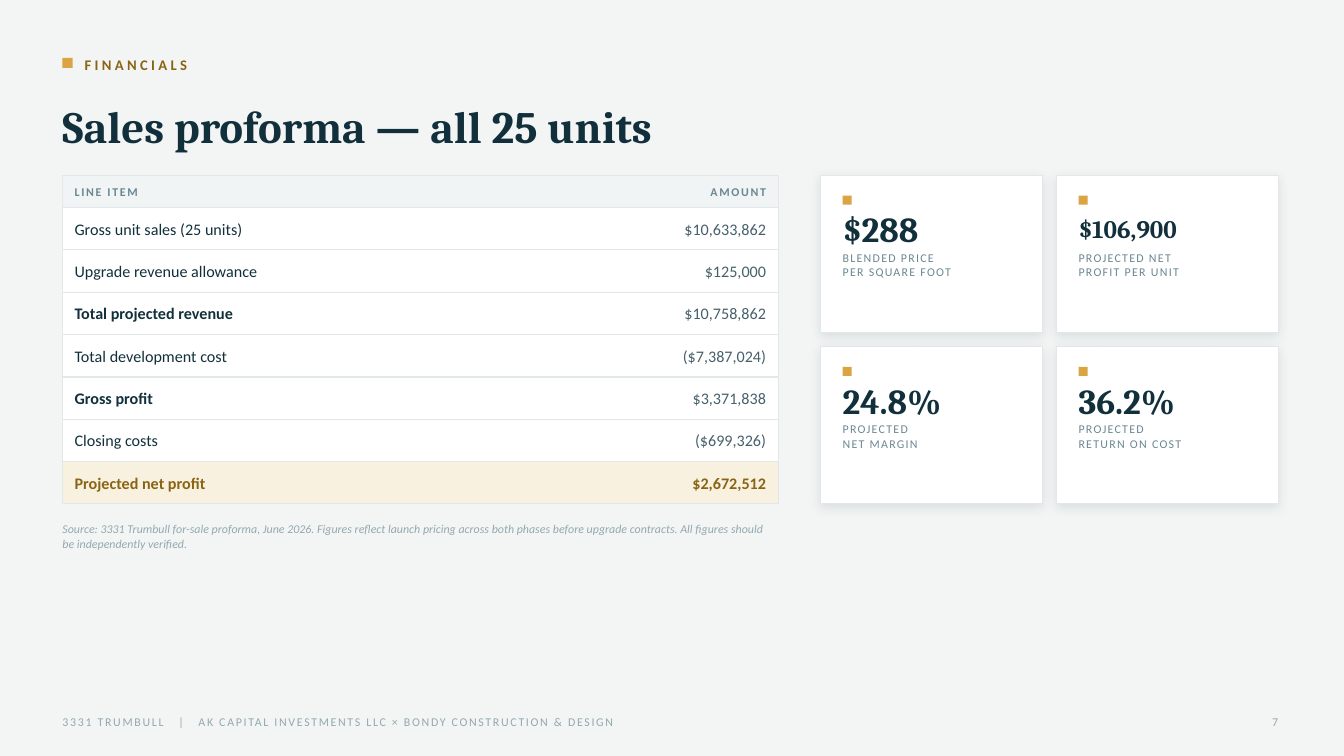
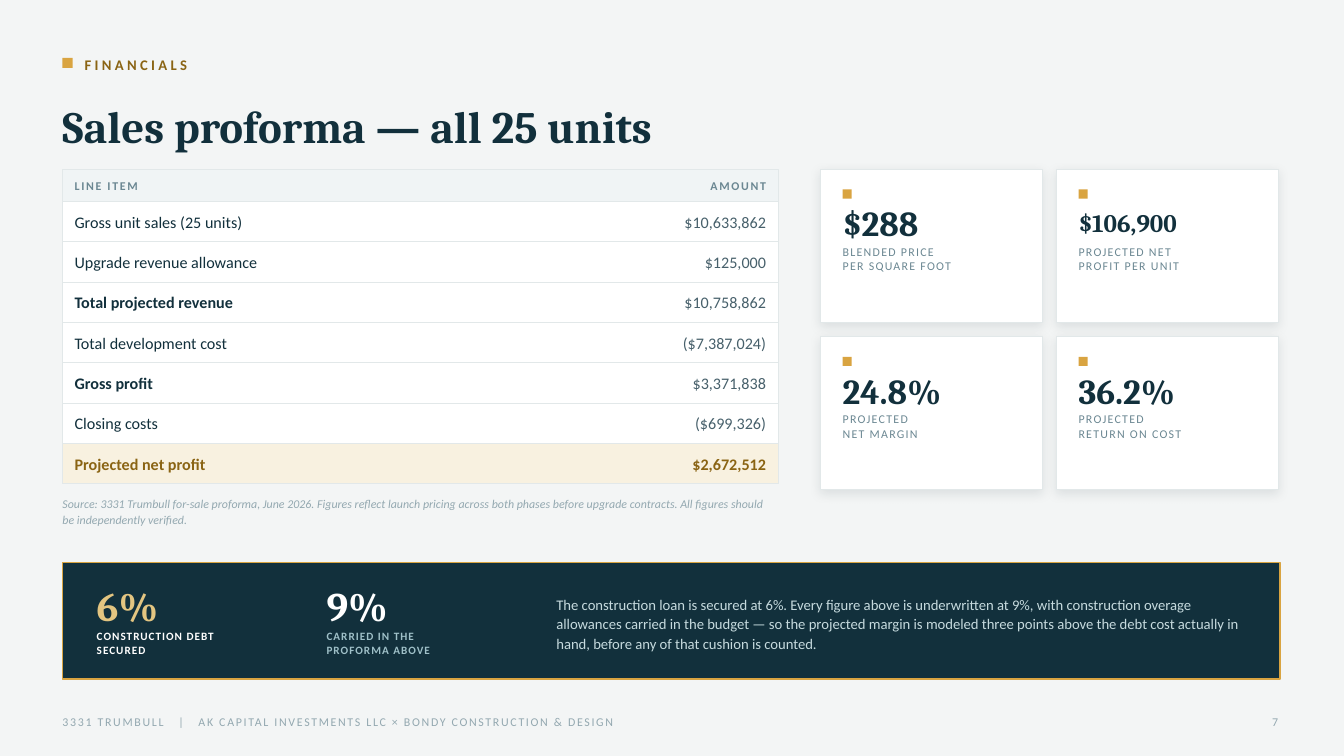
Before and after one commit to KevinSimpson9/3331-trumbull, a slide deck: slide 7 of deck/3331-Trumbull-Investor-Deck-Aug-2026.pptx. Drawn at 1344x756 pixels with LibreOffice and Linux fonts; fonts in the diff are those of the drawing. Boxes give left, top, right and bottom in pixels: in the first picture for what was removed or moved away, otherwise in the second. Text is boxed around its words. In the diff, an @@ line names an element or a change of style, - is before the commit and + after.

```diff
--- a/deck/3331-Trumbull-Investor-Deck-Aug-2026.pptx
+++ b/deck/3331-Trumbull-Investor-Deck-Aug-2026.pptx
@@ rectangle: place and size @@
-rectangle at (821, 175, 1043, 333)
+rectangle at (821, 169, 1043, 323)
@@ rectangle: place and size @@
-rectangle at (1057, 175, 1278, 333)
+rectangle at (1057, 169, 1278, 323)
@@ 6 texts, 4 rectangles: place and size @@
-6 texts, 4 rectangles at (63, 175, 1177, 250)
+6 texts, 4 rectangles at (63, 169, 1177, 242)
@@ text "BLENDED PRICE": place and size @@
-text "BLENDED PRICE" at (843, 254, 934, 262)
+text "BLENDED PRICE" at (843, 248, 934, 256)
@@ text "PROJECTED NET" rewrapped from (1079, 250, 1260, 323) to (1079, 244, 1260, 313) @@
@@ 8 texts, 5 rectangles: place and size @@
-8 texts, 5 rectangles at (63, 250, 1175, 415)
+8 texts, 5 rectangles at (63, 242, 1175, 405)
@@ rectangle: place and size @@
-rectangle at (821, 347, 1043, 504)
+rectangle at (821, 337, 1043, 490)
@@ rectangle: place and size @@
-rectangle at (1057, 347, 1278, 504)
+rectangle at (1057, 337, 1278, 490)
@@ 4 texts, 2 rectangles: place and size @@
-4 texts, 2 rectangles at (63, 377, 778, 462)
+4 texts, 2 rectangles at (63, 363, 778, 444)
@@ text "PROJECTED" rewrapped from (843, 421, 1024, 494) to (843, 411, 1024, 480) @@
@@ text "PROJECTED": place and size @@
-text "PROJECTED" at (1079, 440, 1181, 448)
+text "PROJECTED" at (1079, 430, 1181, 438)
@@ 2 texts, 1 rectangle: place and size @@
-2 texts, 1 rectangle at (63, 462, 778, 504)
+2 texts, 1 rectangle at (63, 444, 778, 484)
@@ text "Source: 3331 Trumbull for-sale proforma, ...": place and size @@
-text "Source: 3331 Trumbull for-sale proforma, ..." at (62, 525, 763, 550)
+text "Source: 3331 Trumbull for-sale proforma, ..." at (62, 500, 763, 526)
@@ rectangle added at (63, 563, 1280, 680), fill #12303C, outline #D9A441 1.25 pt @@
@@ text added at (97, 593, 158, 622), 29 pt, text #E3C581, bold @@
+6%
@@ text added at (327, 593, 388, 622), 29 pt, text #FFFFFF, bold @@
+9%
@@ text added at (556, 600, 1238, 651), 10.5 pt, text #C6DADE @@
+The construction loan is secured at 6%. Every figure above is underwritten at 9%, with construction overage allowances carried in the budget — so the projected margin is modeled three points above the debt cost actually in hand, before any of that cushion is counted.
@@ text added at (97, 632, 214, 654), 8 pt, text #FFFFFF, bold @@
+CONSTRUCTION DEBT
+SECURED
@@ text added at (327, 633, 430, 654), 8 pt, text #9FC0C8, bold @@
+CARRIED IN THE
+PROFORMA ABOVE
```
Also in this commit, not shown: 2 other slides changed, 3 other files.
